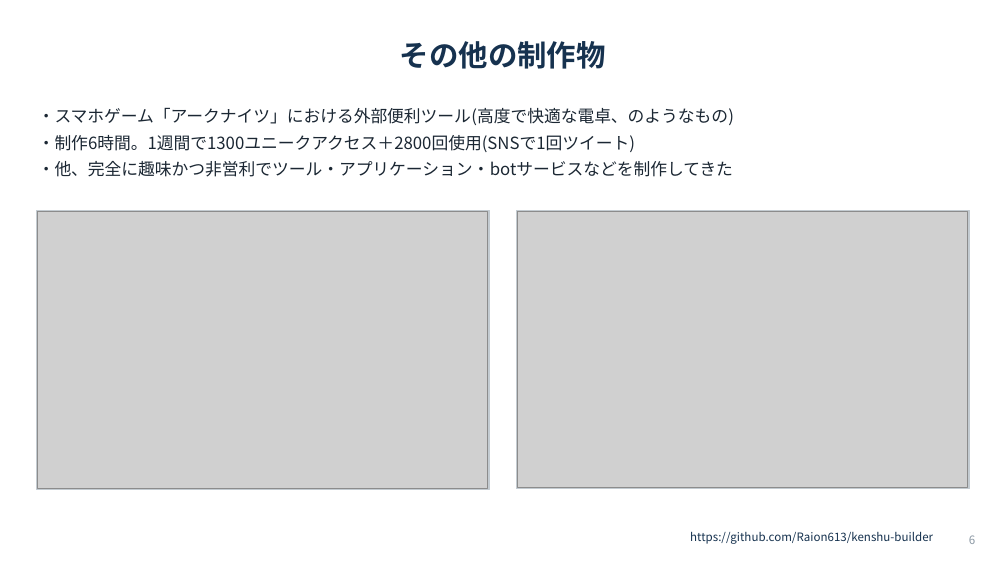
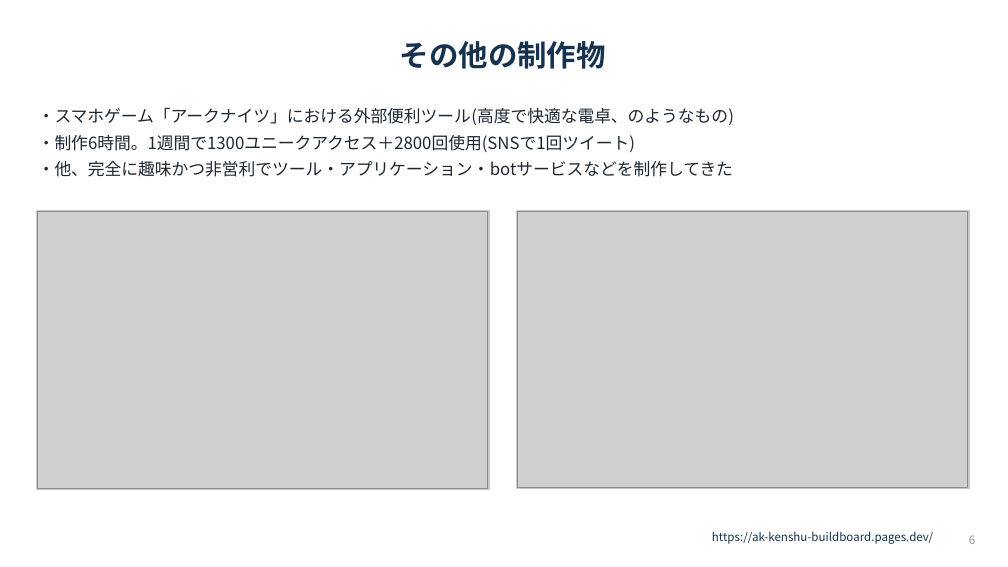
Before and after one commit to Raion613/pharmacy-app, a slide deck: slide 6 of docs/紹介資料.pptx. Drawn at 1008x567 pixels with LibreOffice and Linux fonts; fonts in the diff are those of the drawing; grey boxes stand for pictures. Boxes give left, top, right and bottom in pixels: in the first picture for what was removed or moved away, otherwise in the second. Text is boxed around its words. In the diff, an @@ line names an element or a change of style, - is before the commit and + after.

```diff
--- a/docs/紹介資料.pptx
+++ b/docs/紹介資料.pptx
@@ text at [712, 531, 933, 544]: text changed @@
-https://github.com/Raion613/kenshu-builder
+https://ak-kenshu-buildboard.pages.dev/
```
Also in this commit, not shown: 3 other files.
